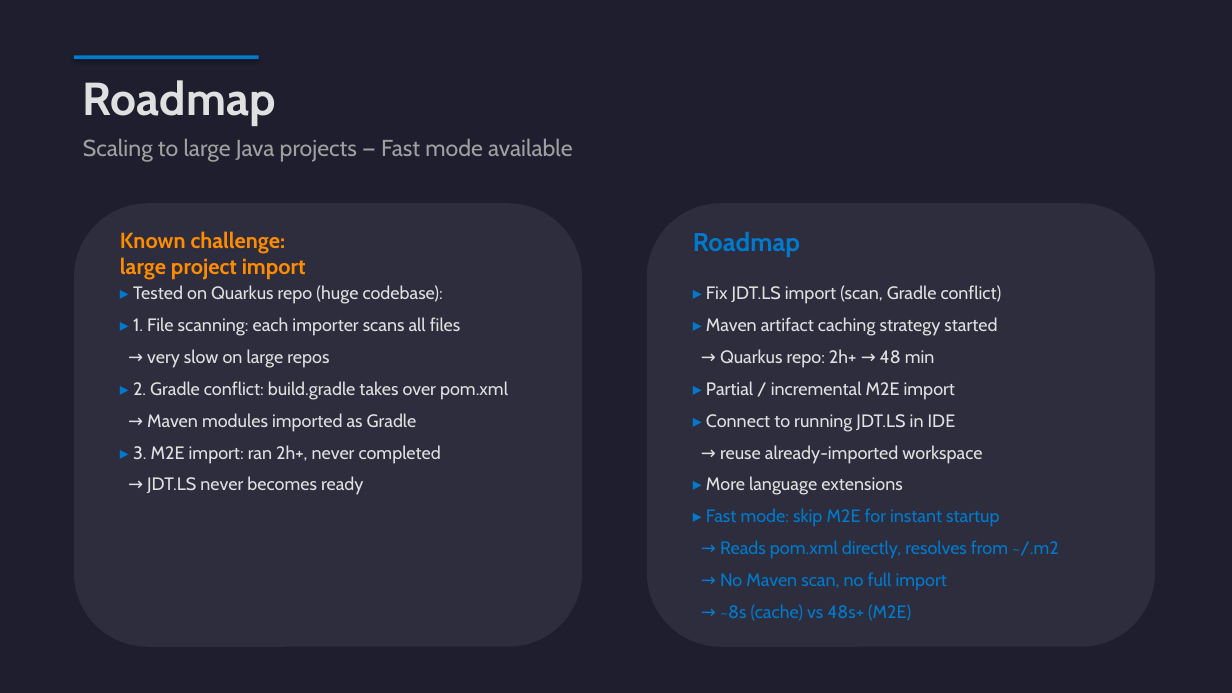
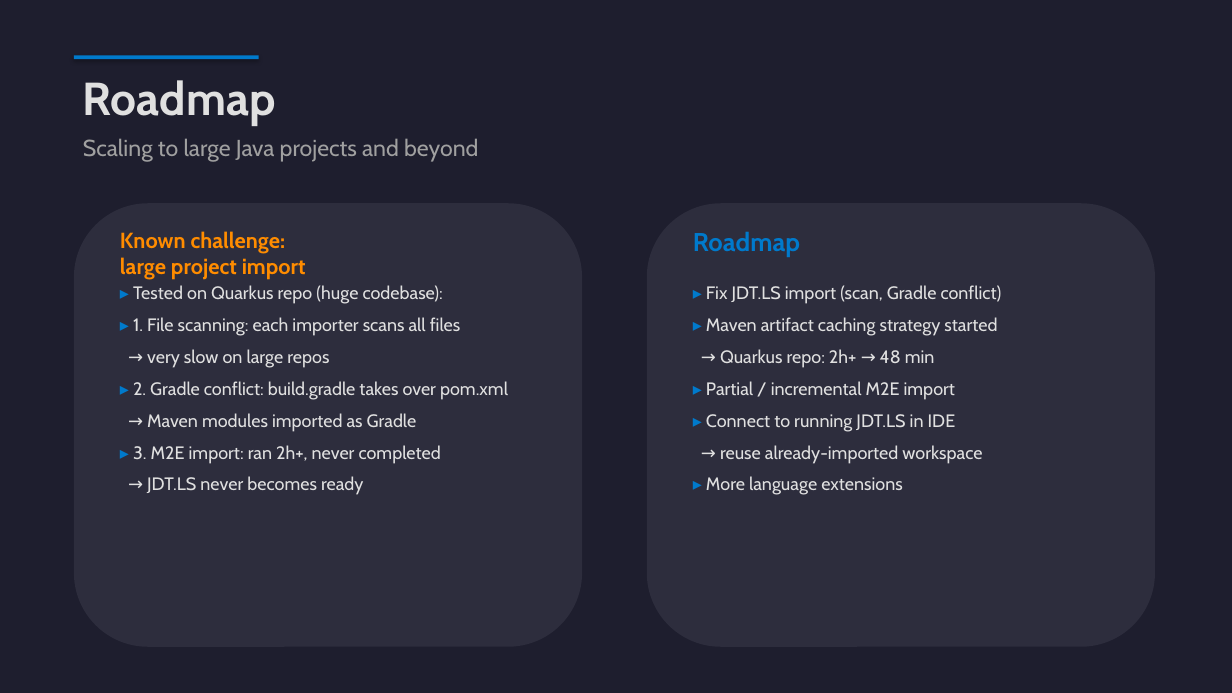
Before and after one commit to angelozerr/mcp-ade, a slide deck: slide 22 of presentation/MCP_LanguageTools.pptx (slide 21 before the commit). Drawn at 1232x693 pixels with LibreOffice and Linux fonts; fonts in the diff are those of the drawing. Boxes give left, top, right and bottom in pixels: in the first picture for what was removed or moved away, otherwise in the second. Text is boxed around its words. In the diff, an @@ line names an element or a change of style, - is before the commit and + after.

```diff
--- a/presentation/MCP_LanguageTools.pptx
+++ b/presentation/MCP_LanguageTools.pptx
@@ text at (x1=83, y1=138, x2=478, y2=162): text changed @@
-Scaling to large Java projects — Fast mode available
+Scaling to large Java projects and beyond
@@ text at (x1=706, y1=508, x2=1059, y2=621): paragraph removed @@
-▸ Fast mode: skip M2E for instant startup
-→ Reads pom.xml directly, resolves from ~/.m2
-→ No Maven scan, no full import
-→ ~8s (cache) vs 48s+ (M2E)
```
Also in this commit, not shown: 6 other slides changed, 1 slide added, 39 other files.
